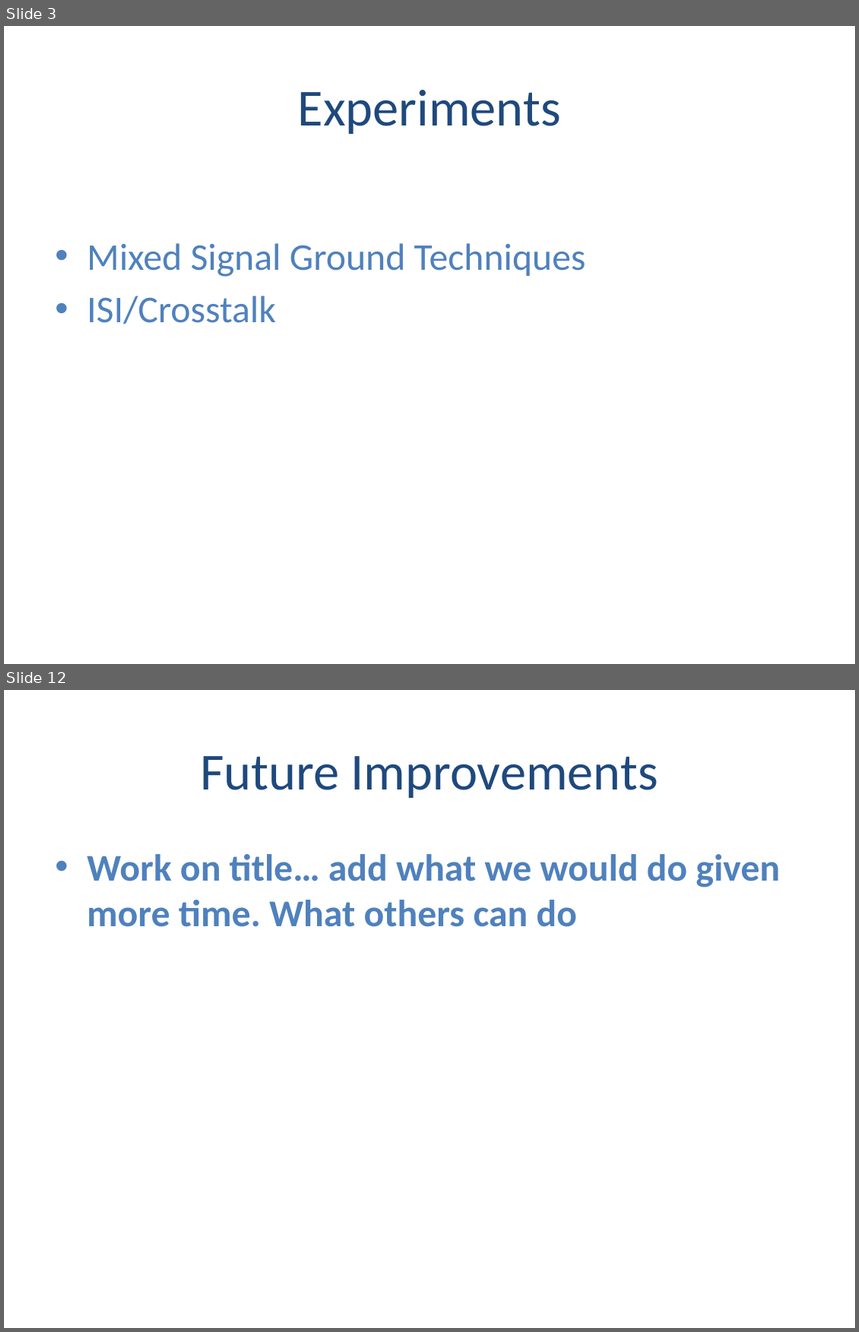
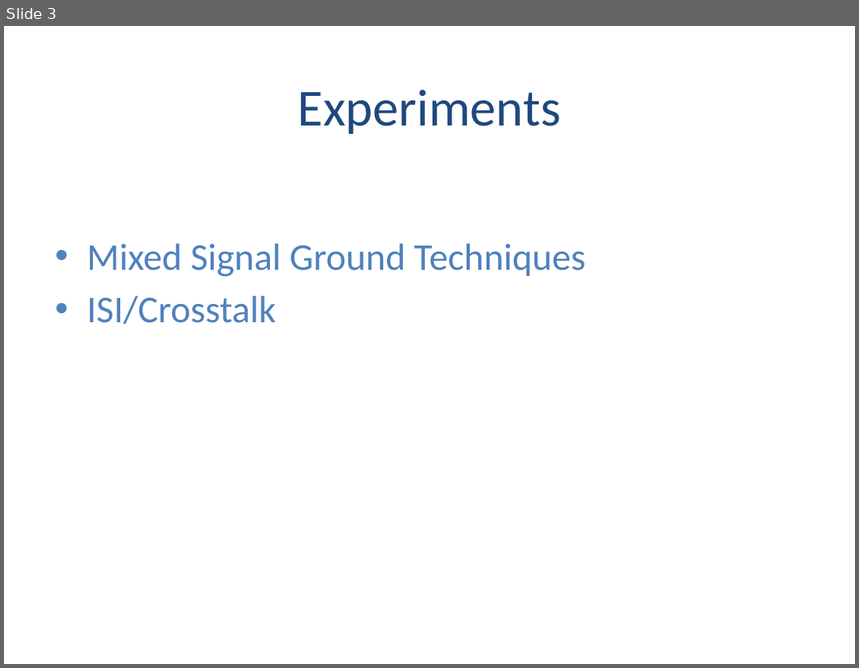
Before and after one commit to BrandonTowell/Capstone-Team-12, a slide deck: Documentation/T12 Final Presentation.pptx. Shown one above the other, each under a label of ours: slides 3 and 12 before the commit, slide 3 after it; the slides between them are not shown. The pictures are 859x1332 and 859x668 pixels, drawn with LibreOffice and Linux fonts; fonts in the diff are those of the drawing. Boxes give left, top, right and bottom in pixels: in the first picture for what was removed or moved away, otherwise in the second. Text is boxed around its words. In the diff, an @@ line names an element or a change of style, - is before the commit and + after.

```diff
--- a/Documentation/T12 Final Presentation.pptx
+++ b/Documentation/T12 Final Presentation.pptx
@@ slide 12 removed at (4,690,855,1328), background #FFFFFF @@
@@ title removed at (200,756,658,798) @@
-Future Improvements
@@ text removed at (87,854,781,927) @@
-• Work on title… add what we would do given more time. What others can do
```
Also in this commit, not shown: 8 slides changed, 4 slides added, 3 other slides removed.
